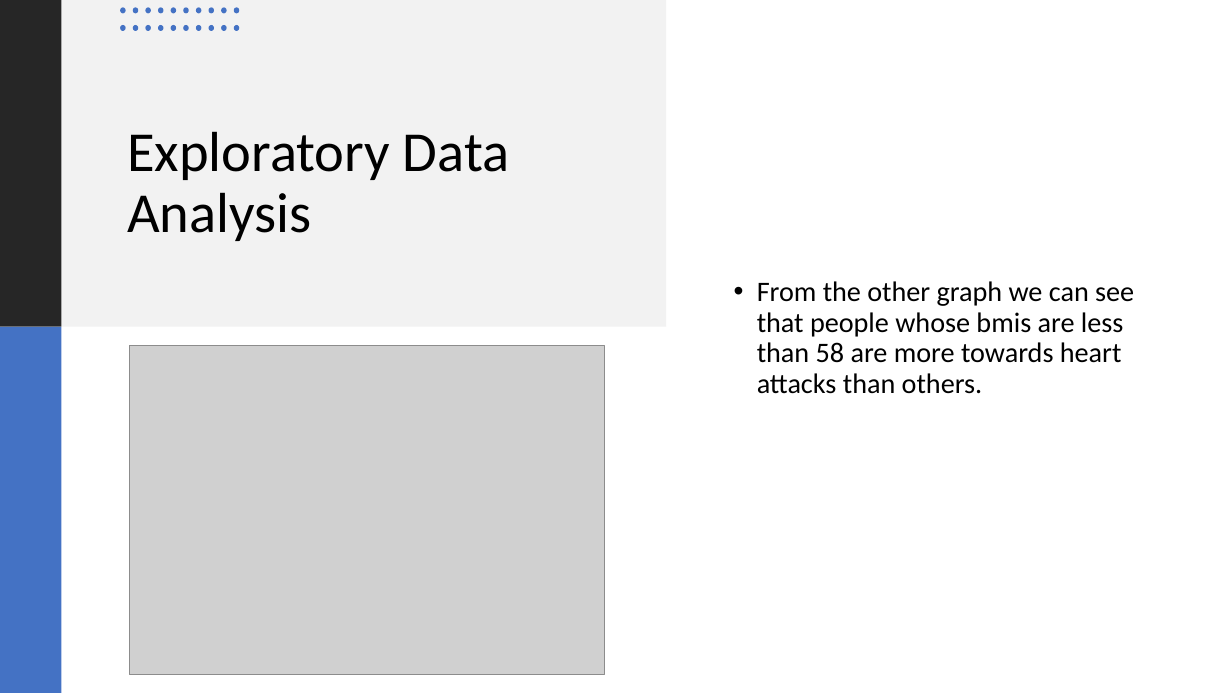
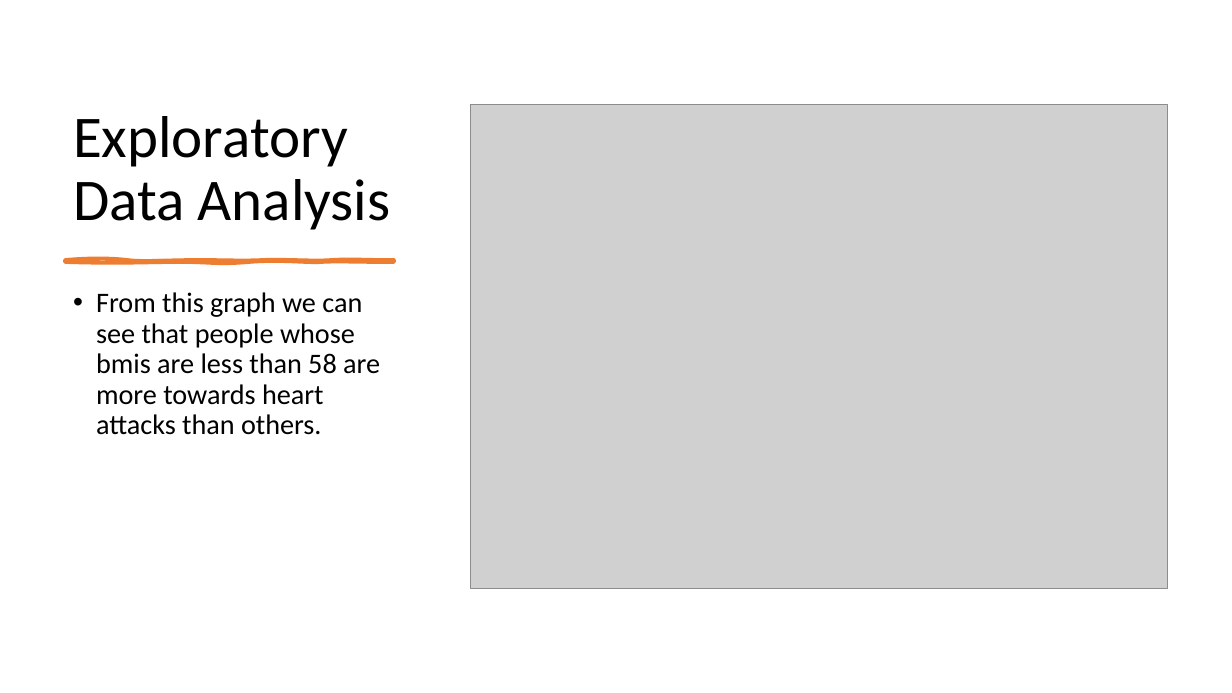
Before and after one commit to dudyalasaisumanth/bigdataproject, a slide deck: slide 11 of presentation.pptx (slide 9 before the commit). Drawn at 1232x693 pixels with LibreOffice and Linux fonts; fonts in the diff are those of the drawing; grey boxes stand for pictures. Boxes give left, top, right and bottom in pixels: in the first picture for what was removed or moved away, otherwise in the second. Text is boxed around its words. In the diff, an @@ line names an element or a change of style, - is before the commit and + after.

```diff
--- a/presentation.pptx
+++ b/presentation.pptx
@@ rectangle removed at [0, 0, 666, 327] @@
@@ rectangle removed at [0, 0, 61, 327] @@
@@ group removed at [120, 7, 239, 30]: 20 ellipses @@
@@ title "Exploratory Data Analysis": place and size @@
-title "Exploratory Data Analysis" at [127, 131, 510, 241]
+title "Exploratory Data Analysis" at [73, 116, 391, 230]
@@ title "Exploratory Data Analysis" at [73, 116, 391, 230]: size 44 to 46 pt; vertical alignment middle to bottom @@
@@ picture: place and size @@
-picture at [129, 346, 604, 675]
+picture at [470, 105, 1168, 589]
@@ freeform shape added at [65, 260, 394, 262], fill #ED7D31, outline #ED7D31 3 pt @@
@@ text "From this graph we can ..." at [96, 292, 380, 435]: vertical alignment middle to top @@
@@ text at [96, 292, 380, 435]: text changed @@
-• From the other graph we can see that people whose bmis are less than 58 are more towards heart attacks than others.
+• From this graph we can see that people whose bmis are less than 58 are more towards heart attacks than others.
@@ rectangle removed at [0, 327, 61, 693] @@
```
Also in this commit, not shown: 9 other slides changed, 6 slides added, 2 slides removed, 12 other files.
